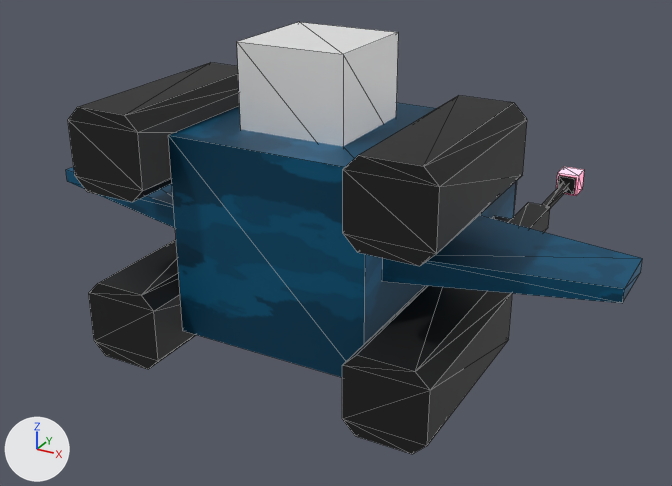
The glTF model dist/models/ship.glb as it was, and as the next commit left it.
Rendered twice from a 50 mm camera at (1.58, -3.13, 1.74) aimed at (-0.05, -0.16, 0.26). Arrows for +X, +Y and +Z are at lower left; the lights stay in place. Mesh edges are drawn as thin lines. Where no turn or scale is listed for an object, it has been applied to the vertices.

Script lines for the objects in view, before the commit:
```python
me_cube_009 = bpy.data.meshes.new('Cube.009')
me_cube_009.from_pydata(...)  # a box spanning x -0.2..0.2, y -0.2..0.2, z -0.2..0.2
me_cube_009.materials.append(mat_material_005)  # white #ffffff
me_cube_014 = bpy.data.meshes.new('Cube.014')
me_cube_014.from_pydata(...)  # 64 vertices, 112 faces; spans x -1.2..0.15, y -0.375..0.375, z -0.15..0.8
me_cube_014.materials.append(mat_material_006)  # black #292929
me_cube_019 = bpy.data.meshes.new('Cube.019')
me_cube_019.from_pydata(...)  # 72 vertices, 120 faces; spans x -1.13..1.13, y -0.75..1.25, z -0.02..0.73
me_cube_019.materials.append(mat_material_001)  # picture img_ship_body_paint
ob_cube_004 = bpy.data.objects.new('Cube.004', me_cube_009)
ob_cube_004.location = (0.0, -0.375, 0.912)
ob_ship = bpy.data.objects.new('ship', me_cube_019)
ob_ship.location = (0.0, 0.0, 0.085)
ob_ship_engines = bpy.data.objects.new('ship-engines', me_cube_014)
ob_ship_engines.location = (0.525, -0.525, 0.112)
# also in view: 'ship-guns' at (0.0, 0.62, 0.21)
```
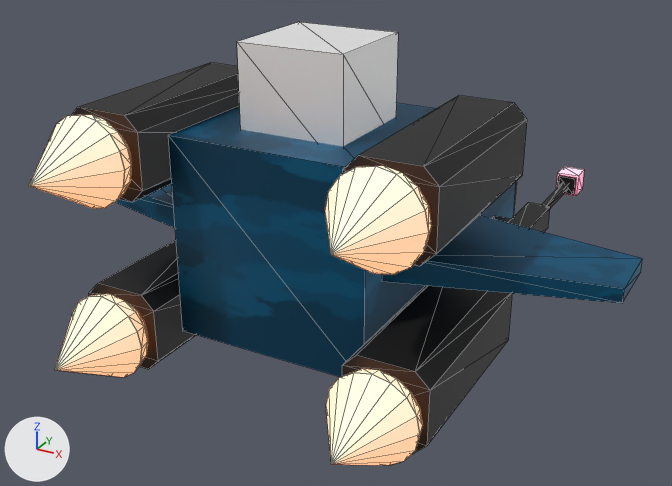
Changed parts and their boxes [x1, y1, x2, y2] in the pictures (672 x 486 px):
'ship-glow', added
    after: [29, 115, 432, 465]

Patch to the scene script:
```diff
--- a/dist/models/ship.glb.py
+++ b/dist/models/ship.glb.py
@@ mat_material_010 @@
+mat_material_010 = principled_material('Material.010')
+mat_material_010.base_color = (1.0, 1.0, 1.0)  # white #ffffff
+mat_material_010.metallic = 1.0
+mat_material_010.roughness = 1.0
+mat_material_010.emission_color = (1.0, 0.249, 0.0)  # orange #ff8900
+mat_material_010.emission_strength = 1.0
@@ me_sphere_001 @@
+me_sphere_001.from_pydata(...)  # 260 vertices, 376 faces; spans x -1.21..0.16, y -0.341..0.0, z -0.16..0.81
+me_sphere_001.materials.append(mat_material_010)  # white #ffffff
@@ ob_ship_glow @@
+ob_ship_glow = bpy.data.objects.new('ship-glow', me_sphere_001)
+ob_ship_glow.location = (0.525, -0.9, 0.112)
```
